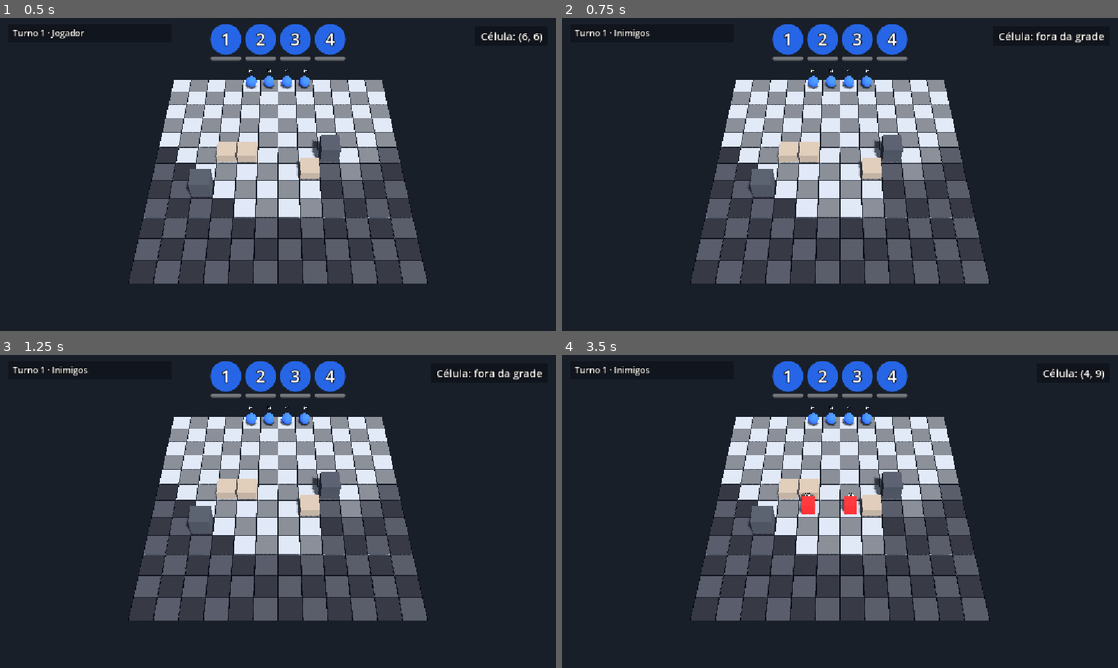
Above: before the commit, frames 1-4 (two rows, left to right).
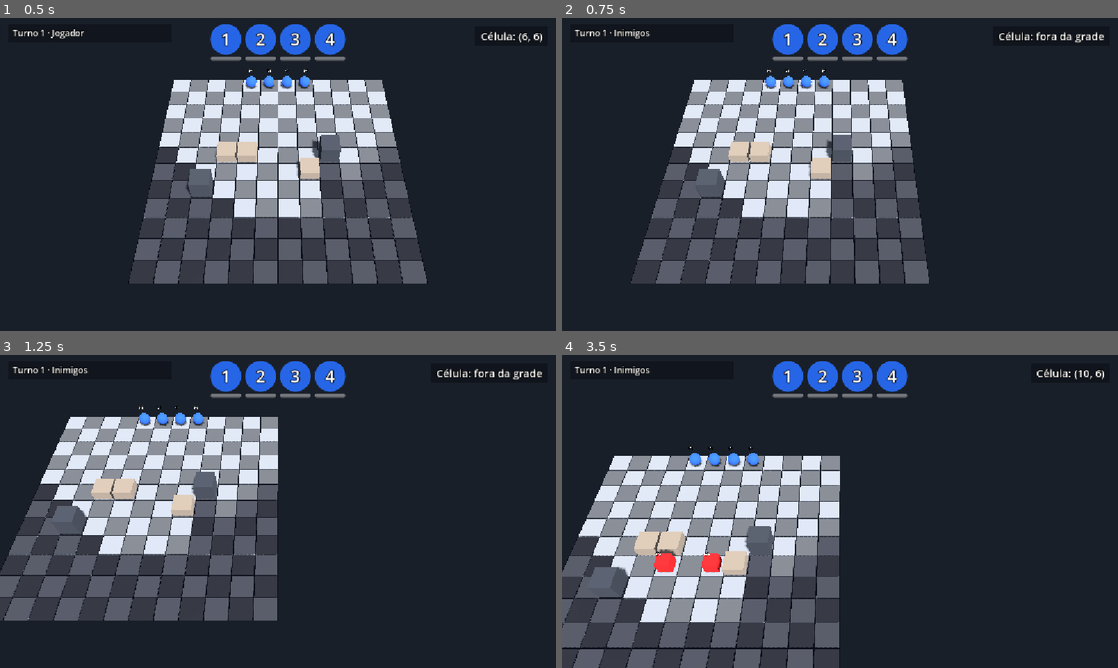
Above: after the commit, the same moments.

Repository: lcf-fernandes/codeName_Phantom1
Game: Godot game, scene res://scenes/tactical/maps/missions/mission_01.tscn
The game is run twice, just before and just after one commit, with the same random seed, the same clock (stepped at 60 frames per second) and the same inputs.
Inputs (mouse positions are in pixels of both pictures, inside the frame that each line leads up to):
- Up to frame 1 (0.5 s): no input
- Up to frame 2 (0.75 s): tap Enter at 0.5 s; move the mouse to (962, 158) at 0.52 s; hold D from 0.53 s (still down); tap R at 0.6 s; click (962, 158) at 0.67 s
- Up to frame 3 (1.25 s): keep holding D; tap Space at 0.77, 1.07 s; tap L at 0.8 s
- Up to frame 4 (3.5 s): move the mouse to (728, 527) at 1.27 s; release D at 1.28 s; hold S 1.28-2.03 s; tap L at 1.35, 3.05 s; tap Space at 1.52, 1.55, 1.82, 2.1, 2.75, 3.02, 3.32 s; move the mouse to (895, 442) at 2.02 s; hold D 2.03-2.78 s; tap R at 2.3, 2.85 s; move the mouse to (812, 574) at 2.77 s; hold W from 2.78 s (still down); click (812, 574) at 2.92 s

Frame 1 is identical in both runs. In frame 2, 24% of the frame differs, in the area x 12-77%, y 16-85%; in frame 3, 32%; in frame 4, 46%, in the area x 0-97%, y 4-100%.

Commit message:
Camera que se move com WASD, setas e espaco

Diff:
--- a/scenes/tactical/maps/missions/mission_01.tscn
+++ b/scenes/tactical/maps/missions/mission_01.tscn
@@ -1,6 +1,7 @@
 [gd_scene format=3 uid="uid://cldmudq5y5wum"]
 
 [ext_resource type="Script" uid="uid://cyispann6qj3v" path="res://scripts/tactical/grid/grid_floor.gd" id="1_ioih3"]
+[ext_resource type="Script" uid="uid://dkvor443yl141" path="res://scripts/tactical/camera/camera_pan.gd" id="2_d4kly"]
 [ext_resource type="Environment" path="res://scenes/tactical/maps/test_level_environment.tres" id="2_m3i6s"]
 [ext_resource type="Script" uid="uid://f3bihqipolar" path="res://scripts/tactical/grid/grid_manager.gd" id="3_d4kly"]
 [ext_resource type="Script" uid="uid://bavc87hjlxbbf" path="res://scripts/units/squad_spawner.gd" id="4_concj"]
@@ -34,6 +35,7 @@
 v_offset = -1.09
 current = true
 fov = 43.8
+script = ExtResource("2_d4kly")
 
 [node name="Sun" type="DirectionalLight3D" parent="." unique_id=1636436937]
 transform = Transform3D(0.81915206, -0.46984634, 0.32898995, 0, 0.57357645, 0.81915206, -0.57357645, -0.6710101, 0.46984634, 0, 0, 0)
--- /dev/null
+++ b/scripts/tactical/camera/camera_pan.gd
@@ -0,0 +1,89 @@
+class_name CameraPan
+extends Camera3D
+## Câmera que se move no plano do chão (WASD ou setas) e centraliza no soldado selecionado (Espaço).
+## A rotação, o fov e o v_offset não mudam: o que se move é um ponto-alvo no chão, o que está no
+## centro da tela, e a câmera fica sempre a um deslocamento fixo dele.
+
+## Velocidade do movimento da câmera, em metros por segundo.
+@export var pan_speed: float = 24.0
+## Caminho até o GridManager (limites do mapa).
+@export var grid_manager_path: NodePath = ^"../GridManager"
+## Caminho até o SelectionController (soldado selecionado).
+@export var selection_controller_path: NodePath = ^"../SelectionController"
+## Duração da centralização suave no soldado (Espaço), em segundos.
+@export var recenter_time: float = 0.25
+
+var _grid_manager: GridManager
+var _selection: SelectionController
+# Ponto do chão (y = 0) que está no centro da tela.
+var _target: Vector3 = Vector3.ZERO
+# Posição da câmera menos o ponto-alvo: constante durante o jogo.
+var _offset: Vector3 = Vector3.ZERO
+var _recenter_tween: Tween
+
+
+func _ready() -> void:
+	_grid_manager = get_node(grid_manager_path) as GridManager
+	_selection = get_node(selection_controller_path) as SelectionController
+	assert(_grid_manager != null, "CameraPan: grid_manager_path não aponta para um GridManager.")
+	assert(_selection != null, "CameraPan: selection_controller_path não aponta para um SelectionController.")
+
+	# O raio do centro da tela leva em conta o v_offset; a interseção com y = 0 é o ponto-alvo.
+	var screen_center: Vector2 = get_viewport().get_visible_rect().size * 0.5
+	var origin: Vector3 = project_ray_origin(screen_center)
+	var direction: Vector3 = project_ray_normal(screen_center)
+	var hit: Variant = Plane(Vector3.UP, 0.0).intersects_ray(origin, direction)
+	assert(hit != null, "CameraPan: o centro da tela não encontra o plano do chão.")
+	_target = hit as Vector3
+	_offset = global_position - _target
+
+
+func _process(delta: float) -> void:
+	var input: Vector2 = Vector2.ZERO
+	if Input.is_key_pressed(KEY_W) or Input.is_key_pressed(KEY_UP):
+		input.y -= 1.0
+	if Input.is_key_pressed(KEY_S) or Input.is_key_pressed(KEY_DOWN):
+		input.y += 1.0
+	if Input.is_key_pressed(KEY_A) or Input.is_key_pressed(KEY_LEFT):
+		input.x -= 1.0
+	if Input.is_key_pressed(KEY_D) or Input.is_key_pressed(KEY_RIGHT):
+		input.x += 1.0
+
+	if input != Vector2.ZERO:
+		# Mover à mão interrompe a centralização suave.
+		if _recenter_tween != null and _recenter_tween.is_valid():
+			_recenter_tween.kill()
+		input = input.normalized()
+		_target.x += input.x * pan_speed * delta
+		_target.z += input.y * pan_speed * delta
+
+	_target = _clamped(_target)
+	global_position = _target + _offset
+
+
+# Espaço: centraliza suavemente no soldado selecionado (sem seleção, não faz nada).
+func _unhandled_input(event: InputEvent) -> void:
+	var key_event: InputEventKey = event as InputEventKey
+	if key_event == null or not key_event.pressed or key_event.echo or key_event.keycode != KEY_SPACE:
+		return
+	var unit: Unit = _selection.selected_unit
+	if unit == null or not is_instance_valid(unit):
+		return
+
+	var destination: Vector3 = _clamped(Vector3(unit.global_position.x, 0.0, unit.global_position.z))
+	if _recenter_tween != null and _recenter_tween.is_valid():
+		_recenter_tween.kill()
+	_recenter_tween = create_tween()
+	_recenter_tween.tween_property(self, "_target", destination, recenter_time) \
+			.set_trans(Tween.TRANS_QUAD).set_ease(Tween.EASE_OUT)
+	get_viewport().set_input_as_handled()
+
+
+# Limita o ponto-alvo à metade da largura e da profundidade da grade (centrada na origem).
+func _clamped(point: Vector3) -> Vector3:
+	var floor_ref: GridFloor = _grid_manager.grid_floor
+	if floor_ref == null:
+		return point
+	var half_width: float = floor_ref.grid_width * floor_ref.cell_size * 0.5
+	var half_depth: float = floor_ref.grid_depth * floor_ref.cell_size * 0.5
+	return Vector3(clampf(point.x, -half_width, half_width), 0.0, clampf(point.z, -half_depth, half_depth))
Not shown, added: scripts/tactical/camera/camera_pan.gd.uid
